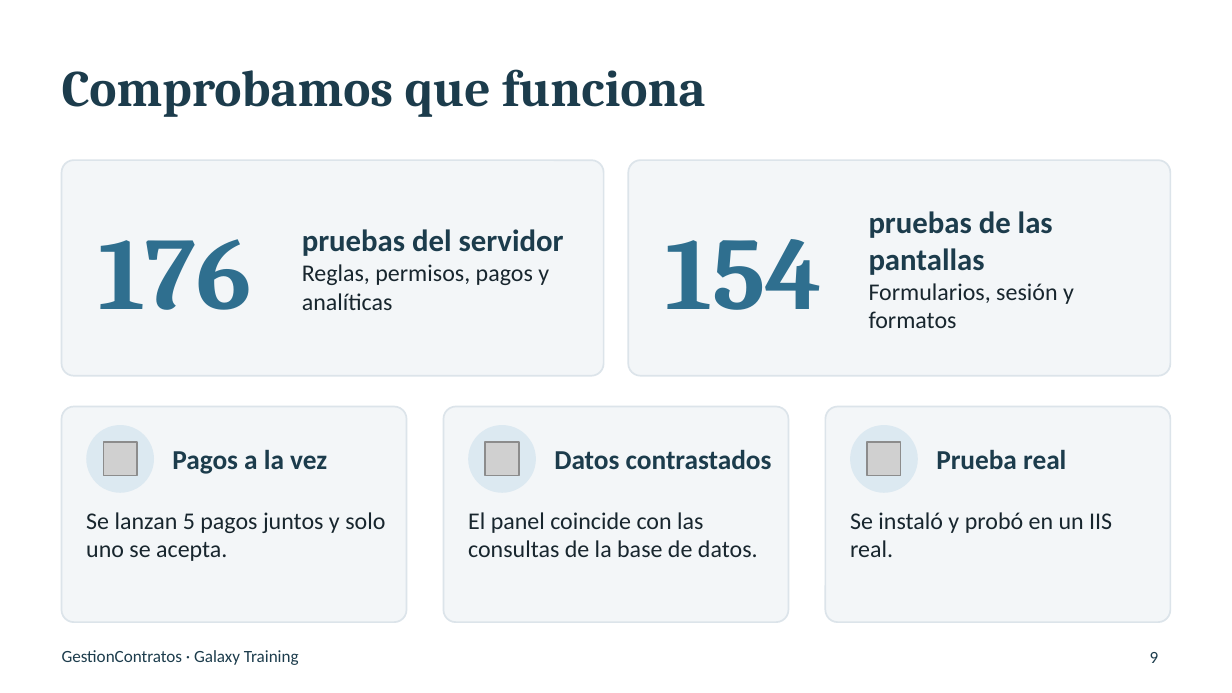
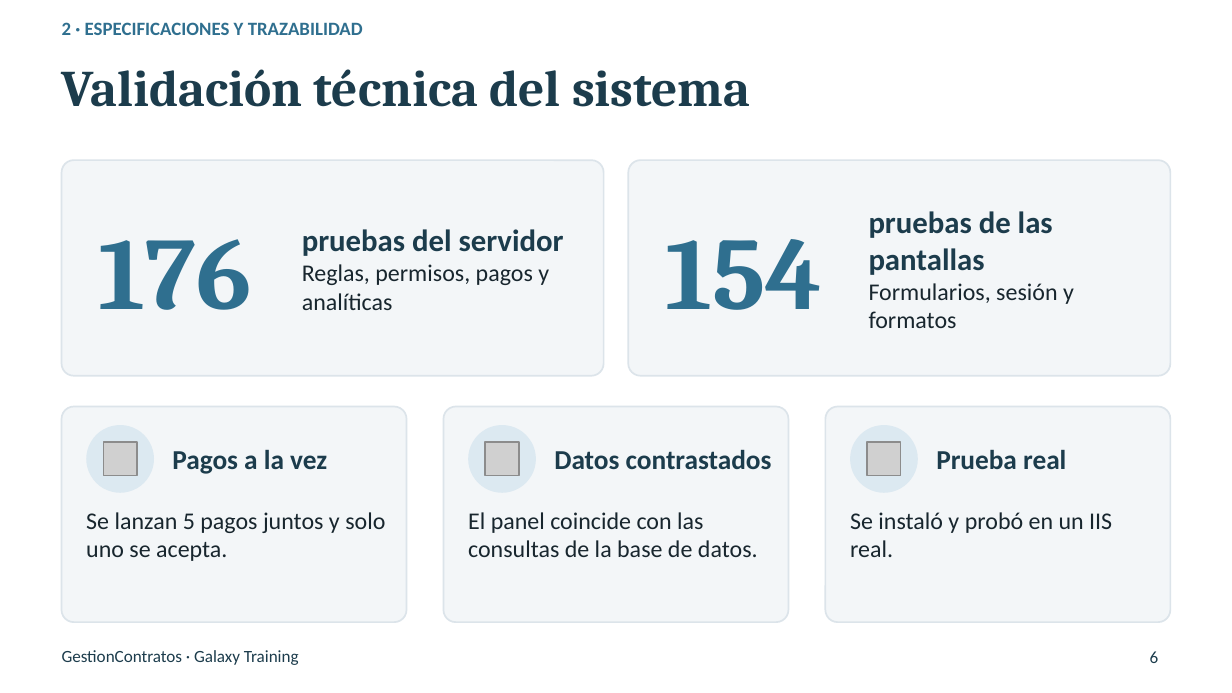
Before and after one commit to yurigrandez/ProyectoIntegrador, a slide deck: slide 6 of Presentacion/Presentacion_Final_GestionContratos.pptx (slide 9 before the commit). Drawn at 1232x693 pixels with LibreOffice and Linux fonts; fonts in the diff are those of the drawing; grey boxes stand for pictures; background and template pictures are left out. Boxes give left, top, right and bottom in pixels: in the first picture for what was removed or moved away, otherwise in the second. Text is boxed around its words. In the diff, an @@ line names an element or a change of style, - is before the commit and + after.

```diff
--- a/Presentacion/Presentacion_Final_GestionContratos.pptx
+++ b/Presentacion/Presentacion_Final_GestionContratos.pptx
@@ text added at bbox=[62, 22, 363, 35], 11 pt, text #2F6F8F, bold @@
+2 · ESPECIFICACIONES Y TRAZABILIDAD
@@ title at bbox=[62, 69, 750, 107]: text changed @@
-Comprobamos que funciona
+Validación técnica del sistema
@@ page number at bbox=[1150, 651, 1159, 663]: text changed @@
-9
+6
```
Also in this commit, not shown: 9 other slides changed, 4 slides added, 1 slide removed.
